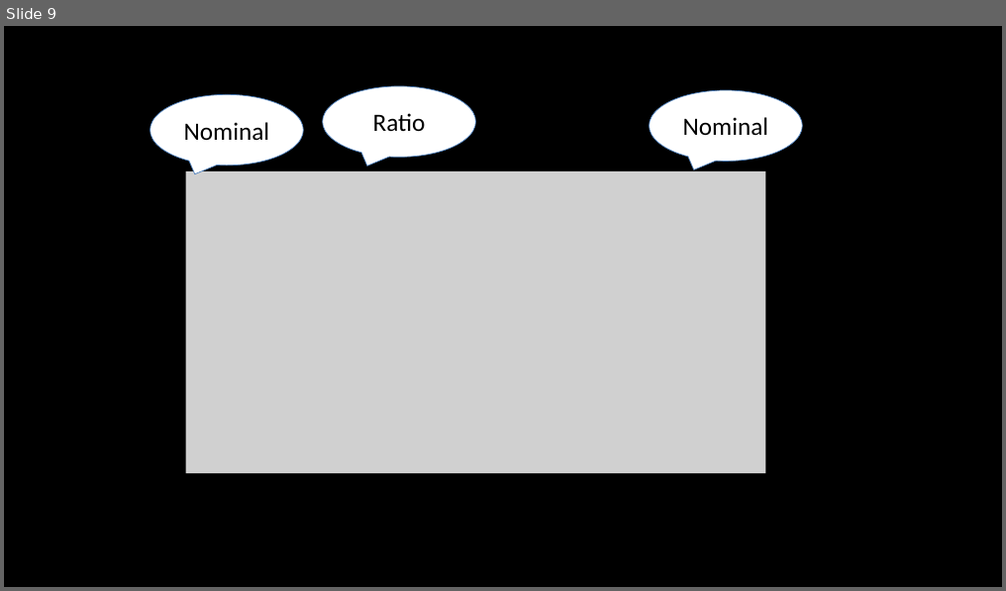
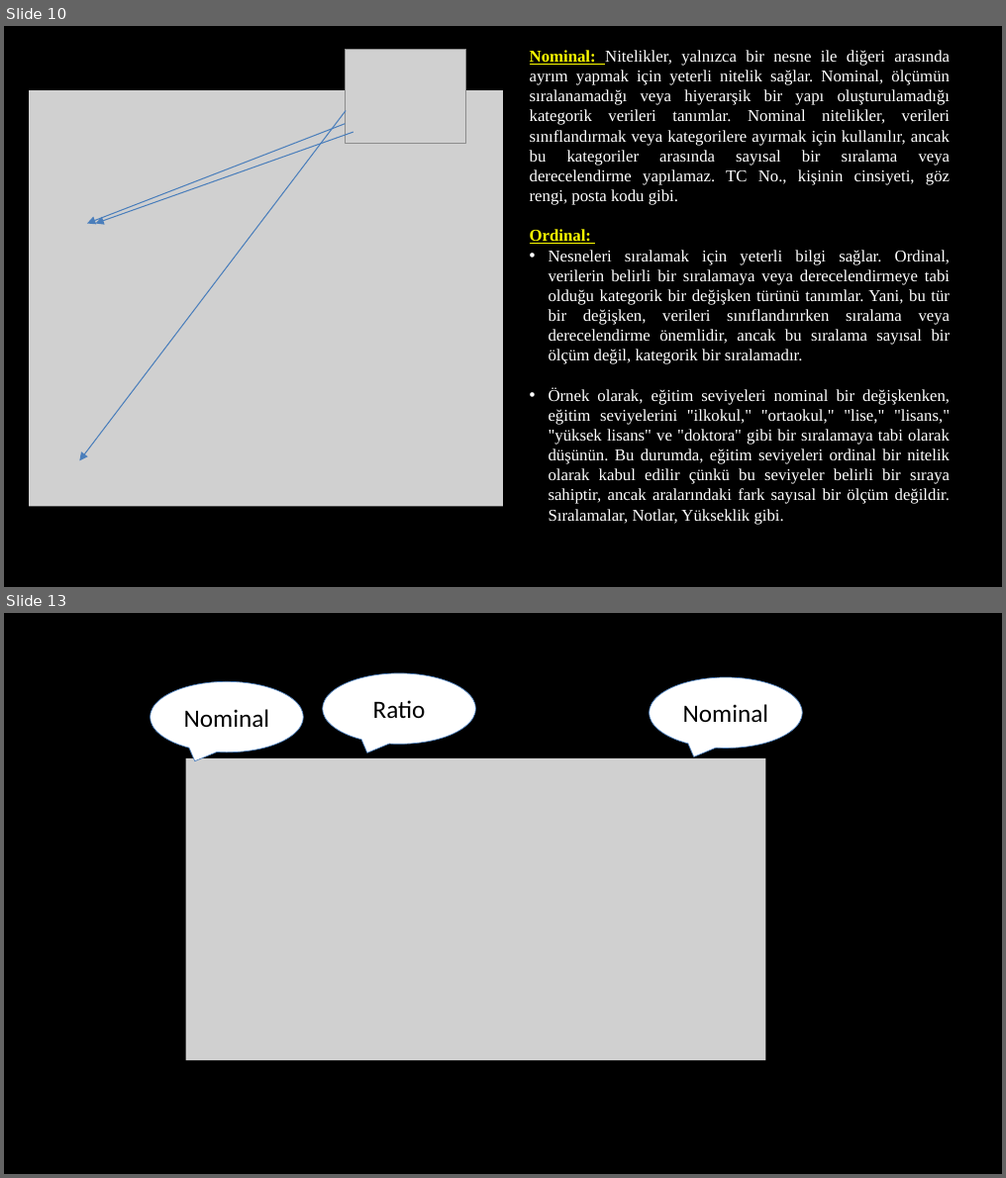
Before and after one commit to akaraci/Makine-Ogrenmesi, a slide deck: Sunular/MÖT-Hafta-2.pptx. Shown one above the other, each under a label of ours: slide 9 before the commit, slides 10 and 13 after it; the slides between them are not shown. The pictures are 1006x591 and 1006x1178 pixels, drawn with LibreOffice and Linux fonts; fonts in the diff are those of the drawing; grey boxes stand for pictures. Boxes give left, top, right and bottom in pixels: in the first picture for what was removed or moved away, otherwise in the second. Text is boxed around its words. In the diff, an @@ line names an element or a change of style, - is before the commit and + after.

```diff
--- a/Sunular/MÖT-Hafta-2.pptx
+++ b/Sunular/MÖT-Hafta-2.pptx
@@ slide 10 added at [4,26,1002,587], background #FFFFFF; not listed: 1 template element that a slide beside it also shows @@
@@ picture added at [346,49,466,144] @@
@@ text added at [530,50,950,525], 12 pt, text #FFFFFF @@
+Nominal: Nitelikler, yalnızca bir nesne ile diğeri arasında ayrım yapmak için yeterli nitelik sağlar. Nominal, ölçümün sıralanamadığı veya hiyerarşik bir yapı oluşturulamadığı kategorik verileri tanımlar. Nominal nitelikler, verileri sınıflandırmak veya kategorilere ayırmak için kullanılır, ancak bu kategoriler arasında sayısal bir sıralama veya derecelendirme yapılamaz. TC No., kişinin cinsiyeti, göz rengi, posta kodu gibi.
+Ordinal:
+• Nesneleri sıralamak için yeterli bilgi sağlar. Ordinal, verilerin belirli bir sıralamaya veya derecelendirmeye tabi olduğu kategorik bir değişken türünü tanımlar. Yani, bu tür bir değişken, verileri sınıflandırırken sıralama veya derecelendirme önemlidir, ancak bu sıralama sayısal bir ölçüm değil, kategorik bir sıralamadır.
+• Örnek olarak, eğitim seviyeleri nominal bir değişkenken, eğitim seviyelerini "ilkokul," "ortaokul," "lise," "lisans," "yüksek lisans" ve "doktora" gibi bir sıralamaya tabi olarak düşünün. Bu durumda, eğitim seviyeleri ordinal bir nitelik olarak kabul edilir çünkü bu seviyeler belirli bir sıraya sahiptir, ancak aralarındaki fark sayısal bir ölçüm değildir. Sıralamalar, Notlar, Yükseklik gibi.
@@ picture added at [29,91,503,507] @@
@@ arrow added from (346, 111) to (80, 461), #4B7EBC 0.75 pt @@
@@ arrow added from (346, 124) to (87, 224), #4B7EBC 0.75 pt @@
@@ arrow added from (353, 132) to (96, 224), #4B7EBC 0.75 pt @@
@@ what was slide 9 is now slide 13 @@
```
Also in this commit, not shown: 9 slides changed, 7 other slides added, 2 slides removed.
